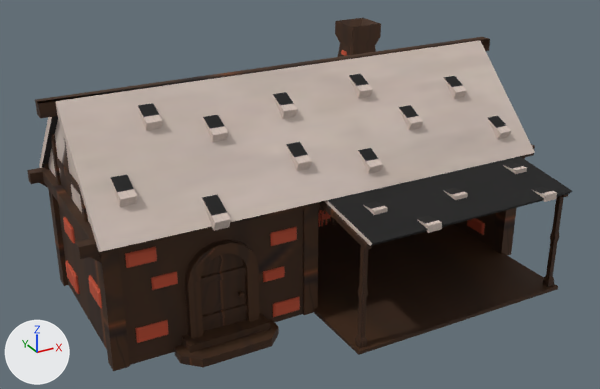
Two versions of the FBX model StortSpelprojekt/Project/Models/BSLevel3.fbx, one commit apart.
Rendered twice from a 50 mm camera at (-0.243, -0.487, 0.302) aimed at (0.014, -0.019, 0.068). The lights are fixed; the arrows at lower left show +X, +Y and +Z. Where no turn or scale is listed for an object, it has been applied to the vertices. Vertices at the same position are counted once.

The first picture shows 'BSLevel3'.
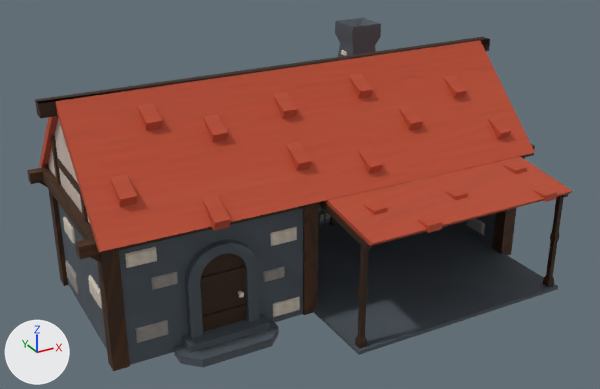
The change, as a list of edits to the scene's bpy script:
```text
Change me_mesh:
    used by ob_bslevel3; location = (0.0182, -0.0167, 0.0779)
    remove me_mesh.from_pydata(...)  # 2625 vertices, 3998 faces; spans x -0.17..0.17, y -0.11..0.11, z -0.083..0.083
    add me_mesh.from_pydata(...)  # 2586 vertices, 3941 faces; spans x -0.17..0.17, y -0.11..0.11, z -0.083..0.083
    me_mesh part 1
    59 vertices are removed from x -0.006..0.056, y 0.011..0.062, z -0.073..-0.05
    223 faces are deleted
    26 vertices move from x 0.0..0.058, y 0.018..0.061, z -0.073..-0.05 to x -0.006..0.058, y 0.013..0.062, z -0.073..-0.048
    53 vertices are added at x -0.004..0.054, y 0.011..0.062, z -0.073..-0.048
    6 new vertices lie (0.0, 0.0, 0.005) away from vertices in x 0.0..0.02, y 0.018..0.039, z -0.055
    223 new faces join them
    me_mesh part 2: 3601 kept faces spanning x -0.17..0.17, y -0.11..0.11, z -0.083..0.083 get new texture (UV) coordinates
```

Boxes (x1, y1, x2, y2) around the edits, measured in the pictures (600 x 389 px; the box of a moved part takes in the faces that stretch with it):
part 1 of me_mesh, moved or reshaped: before (325, 212, 331, 225); after (322, 208, 331, 226)
part 2 of me_mesh, surface changed: (37, 18, 572, 367) in both
